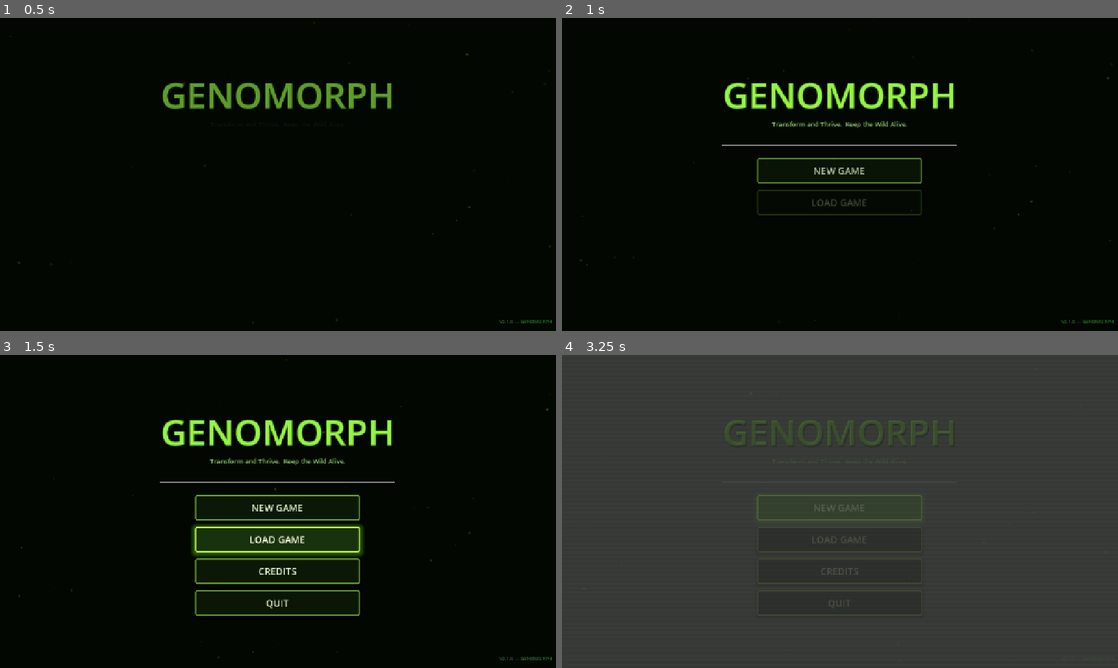
Above: before the commit, frames 1-4 (two rows, left to right).
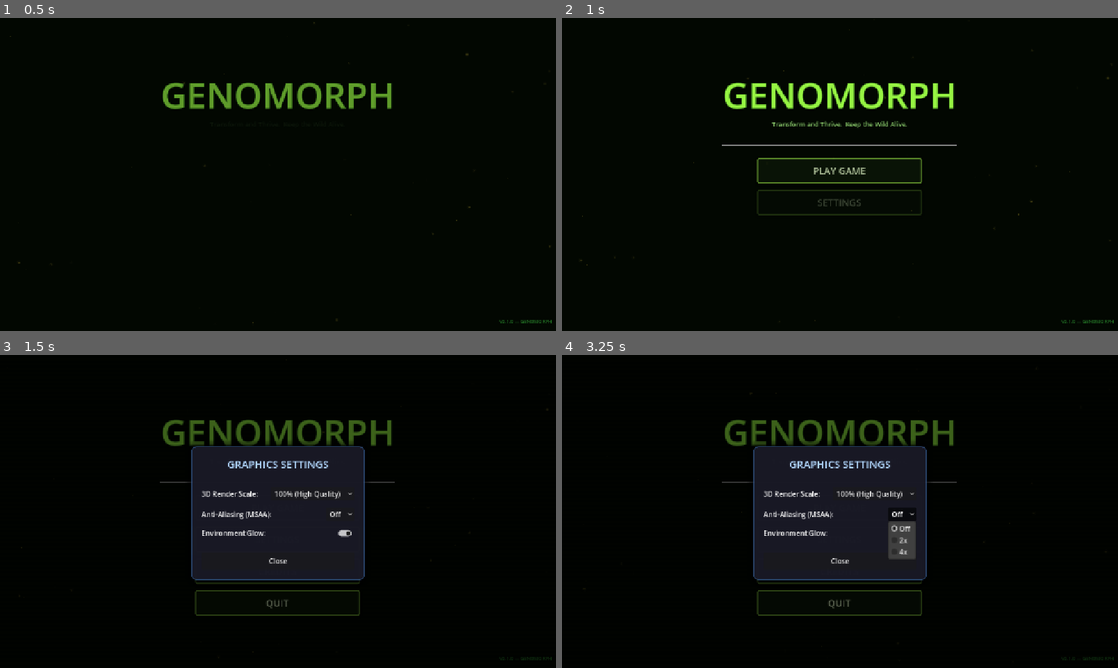
Above: after the commit, the same moments.

Repository: TradsKraken/GENOMORPH-
Game: Godot game, scene res://ui/main_menu.tscn
Same seed, same stepped clock (60 frames per second), same inputs: the game is played once before the commit and once after it.
Inputs (mouse positions are in pixels of both pictures, inside the frame that each line leads up to):
- Up to frame 1 (0.5 s): no input
- Up to frame 2 (1 s): tap Enter (ui_accept) at 0.5, 0.77 s; move the mouse to (962, 158) at 0.52 s; hold Right (ui_right) from 0.53 s (still down); click (962, 158) at 0.67 s
- Up to frame 3 (1.5 s): release Right (ui_right) at 1.25 s; click "LOAD GAME" (after the commit: "SETTINGS") at 1.25 s
- Up to frame 4 (3.25 s): click "CREDITS" at 2 s; click (901, 514) at 2.75 s, where only the run after the commit has a clickable "Off"

Frame 1 is identical in both runs. In frame 2, 0.2% of the frame differs, in the area x 45-55%, y 47-61%; in frame 3, 15%; in frame 4, 96%, in the area x 0-100%, y 0-100%.

Commit message:
feat: implement graphics settings system with persistent manager and UI menus

Diff:
--- a/levels/node_3d.tscn
+++ b/levels/node_3d.tscn
@@ -2848,6 +2848,6 @@
 transform = Transform3D(1, 0, 0, 0, 1, 0, 0, 0, 1, 0, 3.2111456, 0)
 shape = SubResource("SphereShape3D_a3crp")
 
-[node name="PerfHUD" type="CanvasLayer" parent="."]
+[node name="PerfHUD" type="CanvasLayer" parent="." unique_id=1995366968]
 script = ExtResource("5_perf_hud")
-show_hud = true
+show_hud = false
--- a/project.godot
+++ b/project.godot
@@ -18,6 +18,7 @@
 [autoload]
 
 PlayerData="*res://player/player_data.gd"
+SettingsManager="*res://tools/settings_manager.gd"
 
 [display]
 
--- /dev/null
+++ b/tools/settings_manager.gd
@@ -0,0 +1,41 @@
+extends Node
+
+const SAVE_PATH = "user://settings.cfg"
+
+var resolution_scale: float = 1.0
+var msaa: int = Viewport.MSAA_DISABLED
+var glow_enabled: bool = true
+
+func _ready() -> void:
+	load_settings()
+	# Apply once at startup
+	call_deferred("apply_settings")
+
+func save_settings() -> void:
+	var config := ConfigFile.new()
+	config.set_value("graphics", "resolution_scale", resolution_scale)
+	config.set_value("graphics", "msaa", msaa)
+	config.set_value("graphics", "glow", glow_enabled)
+	config.save(SAVE_PATH)
+
+func load_settings() -> void:
+	var config := ConfigFile.new()
+	if config.load(SAVE_PATH) == OK:
+		resolution_scale = config.get_value("graphics", "resolution_scale", 1.0)
+		msaa = config.get_value("graphics", "msaa", Viewport.MSAA_DISABLED)
+		glow_enabled = config.get_value("graphics", "glow", true)
+
+func apply_settings() -> void:
+	var vp := get_viewport()
+	if vp:
+		vp.scaling_3d_scale = resolution_scale
+		vp.msaa_3d = msaa
+
+	# Apply glow to WorldEnvironment if present
+	_apply_glow_to_tree(get_tree().root)
+
+func _apply_glow_to_tree(node: Node) -> void:
+	if node is WorldEnvironment and node.environment != null:
+		node.environment.glow_enabled = glow_enabled
+	for child in node.get_children():
+		_apply_glow_to_tree(child)
--- /dev/null
+++ b/ui/credits_menu.gd
@@ -0,0 +1,119 @@
+extends CanvasLayer
+
+var _scroll_container: Control
+var _rtl: RichTextLabel
+var _scroll_speed: float = 40.0
+var _is_scrolling: bool = false
+
+func _ready() -> void:
+	layer = 120 # Above everything else
+
+	# Full screen cinematic black background
+	var bg_rect := ColorRect.new()
+	bg_rect.color = Color(0, 0, 0, 0.95)
+	bg_rect.set_anchors_preset(Control.PRESET_FULL_RECT)
+	add_child(bg_rect)
+
+	_scroll_container = Control.new()
+	_scroll_container.set_anchors_preset(Control.PRESET_FULL_RECT)
+	_scroll_container.clip_contents = true
+	add_child(_scroll_container)
+
+	_rtl = RichTextLabel.new()
+	_rtl.bbcode_enabled = true
+	_rtl.fit_content = true
+	_rtl.set_anchors_preset(Control.PRESET_TOP_WIDE)
+	_rtl.add_theme_font_override("normal_font", ThemeDB.fallback_font)
+
+	var text := """[center]
+
+[font_size=52][color=#b3d9ff][b]GENOMORPH[/b][/color][/font_size]
+
+[font_size=20][color=#aaaaaa]A Game by[/color] [color=#ffffff]PhsynTaK’s[/color][/font_size]
+
+
+[font_size=24][color=#80bfff]- THE CORE TEAM -[/color][/font_size]
+
+[font_size=16][color=#888888]LEAD PROGRAMMER & TECHNICAL DESIGNER[/color][/font_size]
+[font_size=22][color=#ffffff]Kent Dave R. Pilar[/color][/font_size]
+
+[font_size=16][color=#888888]NARRATIVE & GAMEPLAY DESIGNER[/color][/font_size]
+[font_size=22][color=#ffffff]Pshych Earl B. Caleñada[/color][/font_size]
+
+[font_size=16][color=#888888]RESEARCH, CONCEPT & DOCUMENTATION LEAD[/color][/font_size]
+[font_size=22][color=#ffffff]Thomas Kyle L. Galo[/color][/font_size]
+
+
+[font_size=24][color=#80bfff]- EXTERNAL ASSETS & TOOLS -[/color][/font_size]
+
+[font_size=16][color=#888888]GAME ENGINE[/color][/font_size]
+[font_size=20][color=#ffffff]Godot Engine[/color][/font_size]
+
+[font_size=16][color=#888888]3D MODELING & ANIMATION[/color][/font_size]
+[font_size=20][color=#ffffff]Blender[/color][/font_size]
+
+[font_size=16][color=#888888]3D ANIMATION LIBRARY[/color][/font_size]
+[font_size=20][color=#ffffff]Universal Animation Library by Quaternius[/color][/font_size]
+
+
+[font_size=24][color=#80bfff]- SPECIAL THANKS & ACKNOWLEDGMENTS -[/color][/font_size]
+
+[font_size=16][color=#888888]INSTITUTION[/color][/font_size]
+[font_size=20][color=#ffffff]Valencia National Highschool[/color][/font_size]
+
+[font_size=16][color=#888888]PROJECT ADVISOR[/color][/font_size]
+[font_size=20][color=#ffffff]Ace B. Cardeño[/color][/font_size]
+
+[font_size=16][color=#888888]PLAYTESTERS[/color][/font_size]
+[font_size=20][color=#ffffff]Our Amazing Friends & Classmates[/color][/font_size]
+
+
+[font_size=22][color=#b3d9ff][i]"Thank you for playing!"[/i][/color][/font_size]
+
+[font_size=24][color=#b3d9ff]"Transform and Thrive. Keep the Wild Alive."[/color][/font_size]
+
+
+
+[font_size=14][color=#666666]© 2026 PhsynTaK’s. All rights reserved.[/color][/font_size]
+
+[/center]"""
+
+	_rtl.text = text
+	_scroll_container.add_child(_rtl)
+
+	# Skip label
+	var skip_lbl := Label.new()
+	skip_lbl.text = "Click anywhere to skip"
+	skip_lbl.add_theme_font_size_override("font_size", 14)
+	skip_lbl.add_theme_color_override("font_color", Color(1, 1, 1, 0.4))
+	skip_lbl.set_anchors_preset(Control.PRESET_BOTTOM_RIGHT)
+	skip_lbl.offset_right = -20
+	skip_lbl.offset_bottom = -20
+	skip_lbl.horizontal_alignment = HORIZONTAL_ALIGNMENT_RIGHT
+	add_child(skip_lbl)
+
+	# Start below screen
+	call_deferred("_start_scroll")
+
+func _start_scroll() -> void:
+	_rtl.position.y = get_viewport().get_visible_rect().size.y
+	_is_scrolling = true
+
+func _process(delta: float) -> void:
+	if _is_scrolling:
+		_rtl.position.y -= _scroll_speed * delta
+
+		# Auto-close when text scrolls completely off the top
+		if _rtl.position.y < -_rtl.size.y - 100:
+			_close()
+
+func _input(event: InputEvent) -> void:
+	if event is InputEventScreenTouch and event.pressed:
+		get_viewport().set_input_as_handled()
+		_close()
+	elif event is InputEventMouseButton and event.pressed:
+		get_viewport().set_input_as_handled()
+		_close()
+
+func _close() -> void:
+	queue_free()
--- a/ui/hud.gd
+++ b/ui/hud.gd
@@ -193,6 +193,13 @@
 	btn_resume.pressed.connect(_toggle_menu)
 	vbox.add_child(btn_resume)
 
+	var btn_settings := _panel_btn("Settings")
+	btn_settings.pressed.connect(func():
+		var settings = preload("res://ui/settings_menu.gd").new()
+		_root.add_child(settings)
+	)
+	vbox.add_child(btn_settings)
+
 	var btn_quit := _panel_btn("Main Menu", Color("#ff3b5c"))
 	btn_quit.pressed.connect(func():
 		get_tree().paused = false
--- a/ui/main_menu.gd
+++ b/ui/main_menu.gd
@@ -1,6 +1,8 @@
 extends Control
 
 # ── Node refs ────────────────────────────────────────────────────────────────
+@onready var _title_label: Label       = $Background/ContentAnchor/ContentBox/TitleLabel
+@onready var _tagline_label: Label     = $Background/ContentAnchor/ContentBox/TaglineLabel
 @onready var _start_btn: Button        = $Background/ContentAnchor/ContentBox/ButtonContainer/NewGameButton
 @onready var _particle_layer: Control  = $Background/ParticleLayer
 @onready var _scanlines: ColorRect     = $Background/Scanlines
@@ -14,6 +16,9 @@
 # ── Lifecycle ─────────────────────────────────────────────────────────────────
 
 func _ready() -> void:
+	_title_label.add_theme_font_override("font", ThemeDB.fallback_font)
+	_tagline_label.add_theme_font_override("font", ThemeDB.fallback_font)
+
 	_spawn_particles()
 	_particle_layer.draw.connect(_on_particle_layer_draw)
 	_anim_player.play("intro")
@@ -78,17 +83,26 @@
 # ── Button callbacks ──────────────────────────────────────────────────────────
 
 func _on_new_game_pressed() -> void:
-	_anim_player.play("exit")
-	await _anim_player.animation_finished
-	get_tree().change_scene_to_file("res://levels/node_3d.tscn")
+	var play_menu = preload("res://ui/play_menu.gd").new()
+	play_menu.new_game.connect(func():
+		_anim_player.play("exit")
+		await _anim_player.animation_finished
+		get_tree().change_scene_to_file("res://levels/node_3d.tscn")
+	)
+	play_menu.load_game.connect(func():
+		print("Load Game — not yet implemented")
+	)
+	add_child(play_menu)
 
 
 func _on_load_game_pressed() -> void:
-	print("Load Game — not yet implemented")
+	var settings = preload("res://ui/settings_menu.gd").new()
+	add_child(settings)
 
 
 func _on_credits_pressed() -> void:
-	print("Credits — not yet implemented")
+	var credits = preload("res://ui/credits_menu.gd").new()
+	add_child(credits)
 
 
 func _on_quit_button_pressed() -> void:
--- a/ui/main_menu.tscn
+++ b/ui/main_menu.tscn
@@ -337,14 +337,14 @@
 layout_mode = 2
 size_flags_horizontal = 4
 theme = SubResource("Theme_buttons")
-text = "NEW GAME"
+text = "PLAY GAME"
 
 [node name="LoadGameButton" type="Button" parent="Background/ContentAnchor/ContentBox/ButtonContainer" unique_id=428661248]
 custom_minimum_size = Vector2(380, 58)
 layout_mode = 2
 size_flags_horizontal = 4
 theme = SubResource("Theme_buttons")
-text = "LOAD GAME"
+text = "SETTINGS"
 
 [node name="CreditsButton" type="Button" parent="Background/ContentAnchor/ContentBox/ButtonContainer" unique_id=677692272]
 custom_minimum_size = Vector2(380, 58)
--- /dev/null
+++ b/ui/play_menu.gd
@@ -0,0 +1,89 @@
+extends CanvasLayer
+
+signal new_game
+signal load_game
+signal closed
+
+var _panel: PanelContainer
+
+func _ready() -> void:
+	layer = 100 # Ensure it's above other UI
+
+	# Full screen background
+	var bg_rect := ColorRect.new()
+	bg_rect.color = Color(0, 0, 0, 0.6)
+	bg_rect.set_anchors_preset(Control.PRESET_FULL_RECT)
+	add_child(bg_rect)
+
+	# Center panel
+	_panel = PanelContainer.new()
+	_panel.set_anchors_preset(Control.PRESET_CENTER)
+	_panel.custom_minimum_size = Vector2(400, 250)
+
+	# Center it properly
+	_panel.offset_left = -200
+	_panel.offset_right = 200
+	_panel.offset_top = -125
+	_panel.offset_bottom = 125
+
+	var sb := StyleBoxFlat.new()
+	sb.bg_color = Color(0.1, 0.1, 0.15, 0.95)
+	sb.border_color = Color(0.3, 0.5, 0.8, 0.5)
+	sb.set_border_width_all(2)
+	sb.set_corner_radius_all(12)
+	sb.shadow_color = Color(0, 0, 0, 0.6)
+	sb.shadow_size = 16
+	sb.content_margin_left = 24
+	sb.content_margin_right = 24
+	sb.content_margin_top = 24
+	sb.content_margin_bottom = 24
+	_panel.add_theme_stylebox_override("panel", sb)
+
+	var vbox := VBoxContainer.new()
+	vbox.add_theme_constant_override("separation", 16)
+	_panel.add_child(vbox)
+
+	# Title
+	var title := Label.new()
+	title.text = "PLAY GAME"
+	title.horizontal_alignment = HORIZONTAL_ALIGNMENT_CENTER
+	title.add_theme_font_size_override("font_size", 24)
+	title.add_theme_color_override("font_color", Color(0.7, 0.85, 1.0))
+	vbox.add_child(title)
+
+	var sep := HSeparator.new()
+	vbox.add_child(sep)
+
+	# Buttons
+	var new_game_btn := Button.new()
+	new_game_btn.text = "New Game"
+	new_game_btn.custom_minimum_size = Vector2(0, 50)
+	new_game_btn.pressed.connect(func():
+		new_game.emit()
+		queue_free()
+	)
+	vbox.add_child(new_game_btn)
+
+	var load_game_btn := Button.new()
+	load_game_btn.text = "Load Game"
+	load_game_btn.custom_minimum_size = Vector2(0, 50)
+	load_game_btn.pressed.connect(func():
+		load_game.emit()
+		queue_free()
+	)
+	vbox.add_child(load_game_btn)
+
+	var spacer := Control.new()
+	spacer.size_flags_vertical = Control.SIZE_EXPAND_FILL
+	vbox.add_child(spacer)
+
+	var close_btn := Button.new()
+	close_btn.text = "Cancel"
+	close_btn.custom_minimum_size = Vector2(0, 40)
+	close_btn.pressed.connect(func():
+		closed.emit()
+		queue_free()
+	)
+	vbox.add_child(close_btn)
+
+	add_child(_panel)
--- /dev/null
+++ b/ui/settings_menu.gd
@@ -0,0 +1,148 @@
+extends CanvasLayer
+
+class_name SettingsMenu
+
+signal closed
+
+var _panel: PanelContainer
+var _vbox: VBoxContainer
+
+func _ready() -> void:
+	layer = 100 # Ensure it's above other UI
+
+	# Full screen background
+	var bg_rect := ColorRect.new()
+	bg_rect.color = Color(0, 0, 0, 0.6)
+	bg_rect.set_anchors_preset(Control.PRESET_FULL_RECT)
+	add_child(bg_rect)
+
+	# Center panel
+	_panel = PanelContainer.new()
+	_panel.set_anchors_preset(Control.PRESET_CENTER)
+	_panel.custom_minimum_size = Vector2(400, 300)
+
+	# Center it properly
+	_panel.offset_left = -200
+	_panel.offset_right = 200
+	_panel.offset_top = -150
+	_panel.offset_bottom = 150
+
+	var sb := StyleBoxFlat.new()
+	sb.bg_color = Color(0.1, 0.1, 0.15, 0.95)
+	sb.border_color = Color(0.3, 0.5, 0.8, 0.5)
+	sb.set_border_width_all(2)
+	sb.set_corner_radius_all(12)
+	sb.shadow_color = Color(0, 0, 0, 0.6)
+	sb.shadow_size = 16
+	sb.content_margin_left = 24
+	sb.content_margin_right = 24
+	sb.content_margin_top = 24
+	sb.content_margin_bottom = 24
+	_panel.add_theme_stylebox_override("panel", sb)
+
+	_vbox = VBoxContainer.new()
+	_vbox.add_theme_constant_override("separation", 16)
+	_panel.add_child(_vbox)
+
+	# Title
+	var title := Label.new()
+	title.text = "GRAPHICS SETTINGS"
+	title.horizontal_alignment = HORIZONTAL_ALIGNMENT_CENTER
+	title.add_theme_font_size_override("font_size", 24)
+	title.add_theme_color_override("font_color", Color(0.7, 0.85, 1.0))
+	_vbox.add_child(title)
+
+	var sep := HSeparator.new()
+	_vbox.add_child(sep)
+
+	# Settings options
+	_build_scale_option()
+	_build_msaa_option()
+	_build_glow_toggle()
+
+	# Spacer
+	var spacer := Control.new()
+	spacer.size_flags_vertical = Control.SIZE_EXPAND_FILL
+	_vbox.add_child(spacer)
+
+	# Close button
+	var close_btn := Button.new()
+	close_btn.text = "Close"
+	close_btn.custom_minimum_size = Vector2(0, 40)
+	close_btn.pressed.connect(_on_close)
+	_vbox.add_child(close_btn)
+
+	add_child(_panel)
+
+func _build_scale_option() -> void:
+	var hbox := HBoxContainer.new()
+	var lbl := Label.new()
+	lbl.text = "3D Render Scale:"
+	lbl.size_flags_horizontal = Control.SIZE_EXPAND_FILL
+	hbox.add_child(lbl)
+
+	var opt := OptionButton.new()
+	opt.add_item("50% (Fast)", 0)
+	opt.add_item("75% (Balanced)", 1)
+	opt.add_item("100% (High Quality)", 2)
+
+	# Find current setting
+	var current = SettingsManager.resolution_scale
+	if current <= 0.6: opt.selected = 0
+	elif current <= 0.85: opt.selected = 1
+	else: opt.selected = 2
+
+	opt.item_selected.connect(func(index: int):
+		if index == 0: SettingsManager.resolution_scale = 0.5
+		elif index == 1: SettingsManager.resolution_scale = 0.75
+		elif index == 2: SettingsManager.resolution_scale = 1.0
+		SettingsManager.apply_settings()
+	)
+	hbox.add_child(opt)
+	_vbox.add_child(hbox)
+
+func _build_msaa_option() -> void:
+	var hbox := HBoxContainer.new()
+	var lbl := Label.new()
+	lbl.text = "Anti-Aliasing (MSAA):"
+	lbl.size_flags_horizontal = Control.SIZE_EXPAND_FILL
+	hbox.add_child(lbl)
+
+	var opt := OptionButton.new()
+	opt.add_item("Off", Viewport.MSAA_DISABLED)
+	opt.add_item("2x", Viewport.MSAA_2X)
+	opt.add_item("4x", Viewport.MSAA_4X)
+
+	var current = SettingsManager.msaa
+	for i in range(opt.item_count):
+		if opt.get_item_id(i) == current:
+			opt.selected = i
+			break
+
+	opt.item_selected.connect(func(index: int):
+		SettingsManager.msaa = opt.get_item_id(index)
+		SettingsManager.apply_settings()
+	)
+	hbox.add_child(opt)
+	_vbox.add_child(hbox)
+
+func _build_glow_toggle() -> void:
+	var hbox := HBoxContainer.new()
+	var lbl := Label.new()
+	lbl.text = "Environment Glow:"
+	lbl.size_flags_horizontal = Control.SIZE_EXPAND_FILL
+	hbox.add_child(lbl)
+
+	var check := CheckButton.new()
+	check.button_pressed = SettingsManager.glow_enabled
+	check.toggled.connect(func(toggled_on: bool):
+		SettingsManager.glow_enabled = toggled_on
+		SettingsManager.apply_settings()
+	)
+	hbox.add_child(check)
+	_vbox.add_child(hbox)
+
+func _on_close() -> void:
+	SettingsManager.save_settings()
+	closed.emit()
+	queue_free()
Not shown: 1 places in levels/node_3d.tscn that only renumber resources
Not shown, added: tools/settings_manager.gd.uid
Not shown, added: ui/credits_menu.gd.uid
Not shown, added: ui/play_menu.gd.uid
Not shown, added: ui/settings_menu.gd.uid
